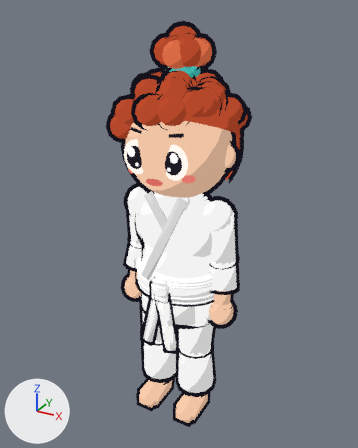
Two versions of the Blender file incoming-art/dojo-people/source/kohai.blend, one commit apart.
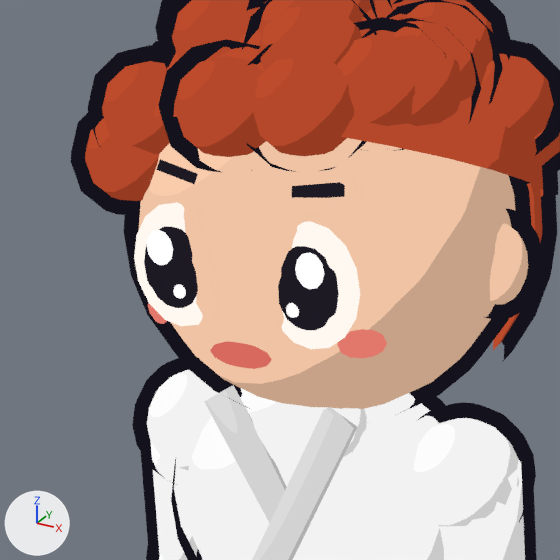
Old and new are each drawn whole from a 50 mm camera at (0.69, -1.253, 1.316) aimed at (-0.011, 0.022, 0.679) and again close up on the part from 24% to 68% of the width and 18% to 54% of the height. Every picture has the same lights, and +X, +Y and +Z are marked at lower left. The last two pictures show the newer version.

Script lines for the objects in view, before the commit:
```python
ob_expr_soft_f2_mouth = bpy.data.objects.new('expr_soft_f2_mouth', me_f2_mouth)
ob_expr_soft_f2_mouth.location = (0.0, 0.0, 0.0)
ob_expr_soft_f2_mouth.scale = (0.84, 0.84, 0.84)
ob_f2_eyerim_l = bpy.data.objects.new('f2_eyerim.L', me_f2_eyerim_l)
ob_f2_eyerim_l.location = (0.0, 0.0, 0.0)
ob_f2_eyerim_l.scale = (0.84, 0.84, 0.84)
ob_f2_eyerim_r = bpy.data.objects.new('f2_eyerim.R', me_f2_eyerim_r)
ob_f2_eyerim_r.location = (0.0, 0.0, 0.0)
ob_f2_eyerim_r.scale = (0.84, 0.84, 0.84)
ob_f2_shine2_l = bpy.data.objects.new('f2_shine2.L', me_f2_shine2_l)
ob_f2_shine2_l.location = (0.0, 0.0, 0.0)
ob_f2_shine2_l.scale = (0.84, 0.84, 0.84)
ob_f2_shine2_r = bpy.data.objects.new('f2_shine2.R', me_f2_shine2_r)
ob_f2_shine2_r.location = (0.0, 0.0, 0.0)
ob_f2_shine2_r.scale = (0.84, 0.84, 0.84)
ob_f2_shine_l = bpy.data.objects.new('f2_shine.L', me_f2_shine_l)
ob_f2_shine_l.location = (0.0, 0.0, 0.0)
ob_f2_shine_l.scale = (0.84, 0.84, 0.84)
ob_f2_shine_r = bpy.data.objects.new('f2_shine.R', me_f2_shine_r)
ob_f2_shine_r.location = (0.0, 0.0, 0.0)
ob_f2_shine_r.scale = (0.84, 0.84, 0.84)
ob_gi_collar_fill = bpy.data.objects.new('gi_collar_fill', me_gi_collar_fill)
ob_gi_collar_fill.location = (0.0, 0.0, 0.0)
ob_gi_collar_fill.scale = (0.84, 0.84, 0.84)
# also in view: 'h3_back' at (0.0, 0.108, 0.978); 'ear.L' at (0.154, 0.004, 0.928); 'h3_curl19' at (0.102, -0.057, 1.074); 'h3_curl23' at (-0.117, -0.079, 1.04); 'gi_shoulder.R_outline' at (-0.132, -0.001, 0.742)
```
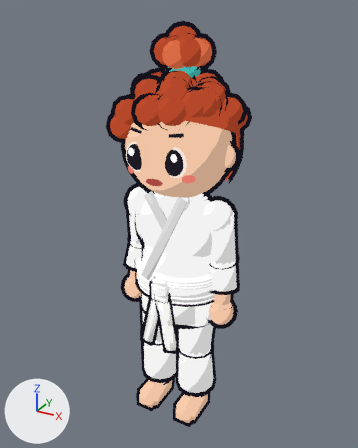
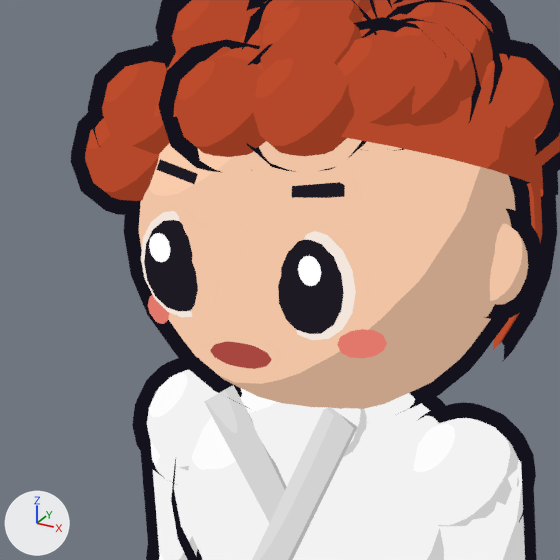
Changed parts and their boxes [x1, y1, x2, y2] in the close-ups (560 x 560 px):
'f2_eyerim.L', reshaped
    before: [282, 221, 360, 349]
    after: [296, 231, 356, 340]
'f2_eyerim.R', rescaled
    before: [134, 202, 203, 326]
    after: [141, 211, 192, 317]
'expr_soft_f2_mouth', surface changed (darker)
    both: [210, 342, 272, 369]
'f2_shine.L', reshaped (20% narrower, 18% shorter)
    before: [295, 252, 324, 289]
    after: [298, 256, 321, 286]
'f2_shine.R', reshaped (21% narrower, 17% shorter)
    before: [146, 230, 173, 265]
    after: [149, 233, 170, 262]
'f2_shine2.L', deleted
    before: [286, 303, 299, 318]
'f2_shine2.R', deleted
    before: [173, 284, 186, 299]

Patch to the scene script:
```diff
--- a/incoming-art/dojo-people/source/kohai.blend.py
+++ b/incoming-art/dojo-people/source/kohai.blend.py
@@ mat_f_mouth @@
 n5 = _N.new('ShaderNodeMix'); n5.name = 'Mix'
 n5.inputs[0].default_value = 1.0  # 'Factor'
-n5.inputs[6].default_value = (0.687, 0.141, 0.112, 1.0)  # 'A', red #d8695e
+n5.inputs[6].default_value = (0.392, 0.063, 0.0497, 1.0)  # 'A', red #a8473f
 n6 = _N.new('ShaderNodeEmission'); n6.name = 'Emission'
@@ me_f2_eyerim_l @@
 # used by ob_f2_eyerim_l; location = (0.0, 0.0, 0.0); scale = (0.84, 0.84, 0.84)
-me_f2_eyerim_l.from_pydata(...)  # 86 vertices, 96 faces; spans x 0.02..0.122, y -0.1722..-0.1482, z 1.05..1.17
+me_f2_eyerim_l.from_pydata(...)  # 86 vertices, 96 faces; spans x 0.026..0.116, y -0.1697..-0.1457, z 1.058..1.162
+# me_f2_eyerim_l part 1: 86 vertices removed from x 0.02..0.122, y -0.1722..-0.1482, z 1.05..1.17; 86 vertices added at x 0.026..0.116, y -0.1697..-0.1457, z 1.058..1.162, forming a UV sphere (12 segments, 8 rings, poles along z)
 me_f2_eyerim_l.materials.append(mat_f_eyerim)
@@ me_f2_shine_l @@
 # used by ob_f2_shine_l; location = (0.0, 0.0, 0.0); scale = (0.84, 0.84, 0.84)
-me_f2_shine_l.from_pydata(...)  # 42 vertices, 48 faces; spans x 0.065..0.095, y -0.1837..-0.1717, z 1.113..1.147
+me_f2_shine_l.from_pydata(...)  # 42 vertices, 48 faces; spans x 0.068..0.092, y -0.1837..-0.1717, z 1.116..1.144
+# me_f2_shine_l part 2: 40 vertices removed from x 0.065..0.095, y -0.1829..-0.1725, z 1.113..1.147; 40 vertices added at x 0.068..0.092, y -0.1829..-0.1725, z 1.116..1.144
 me_f2_shine_l.materials.append(mat_f_shine)
@@ me_f2_eyerim_r @@
 # used by ob_f2_eyerim_r; location = (0.0, 0.0, 0.0); scale = (0.84, 0.84, 0.84)
-me_f2_eyerim_r.from_pydata(...)  # 86 vertices, 96 faces; spans x -0.122..-0.02, y -0.1722..-0.1482, z 1.05..1.17
+me_f2_eyerim_r.from_pydata(...)  # 86 vertices, 96 faces; spans x -0.116..-0.026, y -0.1697..-0.1457, z 1.058..1.162
+# me_f2_eyerim_r part 3: the whole mesh is scaled about its middle by (0.882, 1, 0.867), then moved by (0.0, 0.0025, 0.0)
 me_f2_eyerim_r.materials.append(mat_f_eyerim)
@@ me_f2_shine_r @@
 # used by ob_f2_shine_r; location = (0.0, 0.0, 0.0); scale = (0.84, 0.84, 0.84)
-me_f2_shine_r.from_pydata(...)  # 42 vertices, 48 faces; spans x -0.095..-0.065, y -0.1837..-0.1717, z 1.113..1.147
+me_f2_shine_r.from_pydata(...)  # 42 vertices, 48 faces; spans x -0.092..-0.068, y -0.1837..-0.1717, z 1.116..1.144
+# me_f2_shine_r part 4: 40 vertices removed from x -0.095..-0.065, y -0.1829..-0.1725, z 1.113..1.147; 40 vertices added at x -0.092..-0.068, y -0.1829..-0.1725, z 1.116..1.144
 me_f2_shine_r.materials.append(mat_f_shine)
@@ ob_f2_shine2_l @@
-ob_f2_shine2_l = bpy.data.objects.new('f2_shine2.L', me_f2_shine2_l)
-ob_f2_shine2_l.location = (0.0, 0.0, 0.0)
-ob_f2_shine2_l.scale = (0.84, 0.84, 0.84)
@@ ob_f2_shine2_r @@
-ob_f2_shine2_r = bpy.data.objects.new('f2_shine2.R', me_f2_shine2_r)
-ob_f2_shine2_r.location = (0.0, 0.0, 0.0)
-ob_f2_shine2_r.scale = (0.84, 0.84, 0.84)
```
